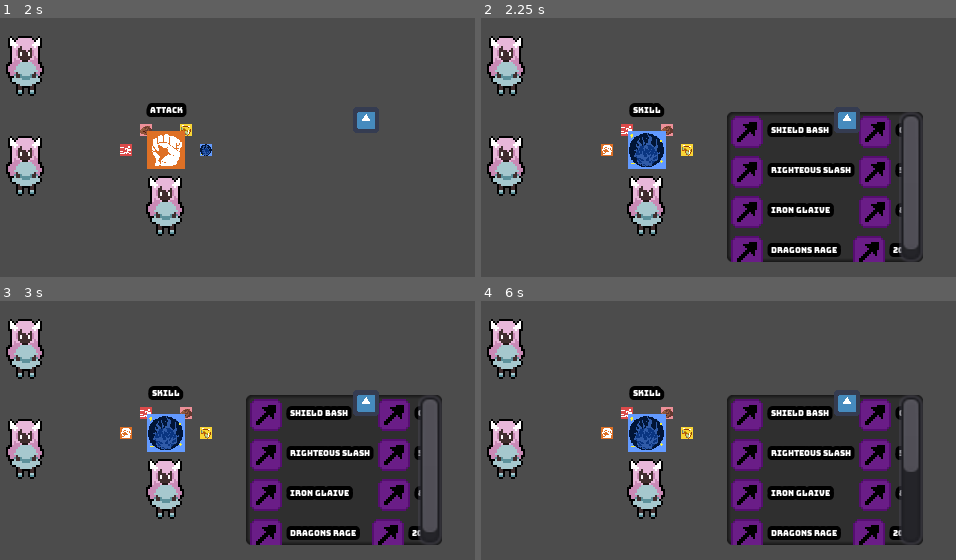
Above: before the commit, frames 1-4 (two rows, left to right).
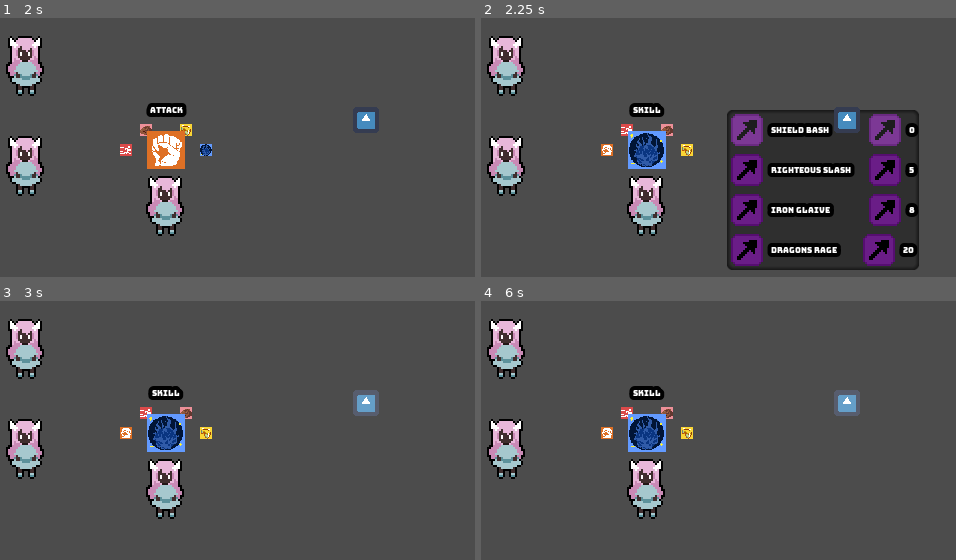
Above: after the commit, the same moments.

Repository: jalvarez2016/Dream-Away
Game: Godot game, scene res://World.tscn
Same seed, same stepped clock (60 frames per second), same inputs: the game is played once before the commit and once after it. The engine's default icon, where the game draws it, is replaced by a stand-in: a white triangle on a blue panel in a dark square.
Inputs:
- Up to frame 1 (2 s): hold Right (ui_right) 0.53-1.28 s; tap Z (ui_action) at 0.6, 1.35 s; hold Escape (ui_back) from 1.28 s (still down)
- Up to frame 2 (2.25 s): tap Enter at 2 s; release Escape (ui_back) at 2.03 s; hold Right (ui_right) from 2.03 s (still down); tap Z (ui_action) at 2.1 s
- Up to frame 3 (3 s): release Right (ui_right) at 2.78 s; hold Up (ui_up) from 2.78 s (still down); tap Z (ui_action) at 2.85 s
- Up to frame 4 (6 s): release Up (ui_up) at 3.53 s; hold Left (ui_left) 3.53-5.03 s; tap Z (ui_action) every 0.75 s from 3.6 to 5.85 s; tap Space at 4.25 s; tap Enter at 5 s; hold Escape (ui_back) 5.03-5.78 s; hold Right (ui_right) from 5.78 s (still down)

Frame 1 is identical in both runs. In frame 2, 8.2% of the frame differs, in the area x 51-94%, y 35-98%; in frame 3, 22%; in frame 4, 23%, in the area x 51-94%, y 34-95%.

Commit message:
Progress: Add Skill Cycling

Diff:
--- a/Utils/ActionSelctor/ActionSelector.gd
+++ b/Utils/ActionSelctor/ActionSelector.gd
@@ -58,16 +58,17 @@
 				# go back to the selection and closing any opened panels
 				pass
 		SKILL_SELECT:
-			print(currentSkill)
 			if Input.is_action_just_pressed("ui_back"):
 				state = ACTION_SELECT
+				infoContainer.visible = false
 			elif Input.is_action_just_pressed("ui_down"):
 				_cycle_skills_down()
 			elif Input.is_action_just_pressed("ui_up"):
 				_cycle_skills_up()
 			elif Input.is_action_just_pressed("ui_action"):
-#				state = ENEMY_SELECT
-				print(currentSkill)
+				infoContainer.visible = false
+				enemyAnimationPlayer.play("Selecting")
+				state = ENEMY_SELECT
 		ENEMY_SELECT:
 			if Input.is_action_just_pressed("ui_right"):
 				_next_enemy()
@@ -75,9 +76,16 @@
 				_prev_enemy()
 
 			if Input.is_action_just_pressed("ui_action"):
-				_attack_action()
+				print(current_action)
+				match current_action.get_name():
+					"Attack":
+						_attack_action()
+					"Skill":
+						_skill_action()
 			elif Input.is_action_just_pressed("ui_back"):
 				# go back to the selection and closing any opened panels
+				state = ACTION_SELECT
+				enemyAnimationPlayer.play("RESET")
 				pass
 		_:
 			print("Not a state")
@@ -151,10 +159,16 @@
 	_update_action_label(current_action.get_name())
 
 func _cycle_skills_down():
-	pass
+	currentSkill.get_node("AnimationPlayer").play("RESET")
+	skillLabels.push_back(skillLabels.pop_front())
+	currentSkill = skillLabels[0]
+	currentSkill.get_node("AnimationPlayer").play("Selecting")
 
 func _cycle_skills_up():
-	pass
+	currentSkill.get_node("AnimationPlayer").play("RESET")
+	skillLabels.push_front(skillLabels.pop_back())
+	currentSkill = skillLabels[0]
+	currentSkill.get_node("AnimationPlayer").play("Selecting")
 
 func _update_action_label(updated_text):
 	actionLabel.text = updated_text;
@@ -170,14 +184,13 @@
 	enemyAnimationPlayer.play("Selecting")
 
 func _skill_setup():
-	#Get Character info
 	var stats = get_node("../").get_node("Stats")
 	relevantStat = stats.attack
 	var name = get_node("../").get_name()
 	var skills = battleData.data[name].skills
 	var count = 0;
 	infoContainer.visible = true
-	while count < skills.size():
+	while count < skills.size() && skillLabels.size() < skills.size():
 		var move = load("res://Utils/ActionSelctor/MoveSelect.tscn").instance()
 		var moveName = move.get_node("AttackTitle").get_node("Name")
 		moveName.text = skills[count].name
@@ -187,8 +200,8 @@
 		skillLabels.push_back(move)
 		count += 1
 	currentSkill = skillLabels[0]
+	currentSkill.get_node("AnimationPlayer").play("Selecting")
 	state = SKILL_SELECT
-	pass
 
 # Enemy Cycling Logic
 func _next_enemy():
@@ -216,3 +229,7 @@
 #	Check if enemy dead
 	get_node("../../../")._on_ally_turn_end()
 	queue_free()
+
+func _skill_action():
+	enemyAnimationPlayer.play("RESET")
+	pass
--- a/Utils/ActionSelctor/Action_Selector.tscn
+++ b/Utils/ActionSelctor/Action_Selector.tscn
@@ -111,16 +111,16 @@
 [node name="ScrollContainer" type="ScrollContainer" parent="."]
 visible = false
 margin_left = 40.0
-margin_top = -9.0
-margin_right = 138.0
-margin_bottom = 66.0
+margin_top = -10.0
+margin_right = 136.0
+margin_bottom = 70.0
 custom_styles/bg = SubResource( 8 )
 follow_focus = true
 
 [node name="Info" type="VBoxContainer" parent="ScrollContainer"]
 margin_left = 2.0
 margin_top = 2.0
-margin_right = 96.0
-margin_bottom = 73.0
+margin_right = 94.0
+margin_bottom = 78.0
 size_flags_horizontal = 3
 size_flags_vertical = 3
--- a/Utils/ActionSelctor/MoveSelect.tscn
+++ b/Utils/ActionSelctor/MoveSelect.tscn
@@ -1,7 +1,98 @@
-[gd_scene load_steps=3 format=2]
+[gd_scene load_steps=9 format=2]
 
 [ext_resource path="res://Utils/Skill Icons/Skill_Attack_Icon.png" type="Texture" id=1]
 [ext_resource path="res://Fonts/Bungee.tres" type="DynamicFont" id=2]
+
+[sub_resource type="Shader" id=1]
+code = "shader_type canvas_item;
+
+uniform vec4 color: hint_color;
+uniform float flashState: hint_range(0,1) = 0.5;
+
+void fragment() {
+	vec4 pixelColor = texture(TEXTURE, UV);
+	COLOR = mix(pixelColor, color, flashState);
+	COLOR.a *= pixelColor.a;
+}"
+
+[sub_resource type="ShaderMaterial" id=2]
+resource_local_to_scene = true
+shader = SubResource( 1 )
+shader_param/color = Color( 1, 1, 1, 1 )
+shader_param/flashState = 0.0
+
+[sub_resource type="Shader" id=3]
+code = "shader_type canvas_item;
+
+uniform vec4 color: hint_color;
+uniform float flashState: hint_range(0,1) = 0.5;
+
+void fragment() {
+	vec4 pixelColor = texture(TEXTURE, UV);
+	COLOR = mix(pixelColor, color, flashState);
+	COLOR.a *= pixelColor.a;
+}"
+
+[sub_resource type="ShaderMaterial" id=4]
+resource_local_to_scene = true
+shader = SubResource( 3 )
+shader_param/color = Color( 1, 1, 1, 1 )
+shader_param/flashState = 0.0
+
+[sub_resource type="Animation" id=5]
+length = 0.001
+tracks/0/type = "value"
+tracks/0/path = NodePath("MpTitle/MP Icon:material:shader_param/flashState")
+tracks/0/interp = 1
+tracks/0/loop_wrap = true
+tracks/0/imported = false
+tracks/0/enabled = true
+tracks/0/keys = {
+"times": PoolRealArray( 0 ),
+"transitions": PoolRealArray( 1 ),
+"update": 0,
+"values": [ 0.0 ]
+}
+tracks/1/type = "value"
+tracks/1/path = NodePath("AttackTitle/Icon:material:shader_param/flashState")
+tracks/1/interp = 1
+tracks/1/loop_wrap = true
+tracks/1/imported = false
+tracks/1/enabled = true
+tracks/1/keys = {
+"times": PoolRealArray( 0 ),
+"transitions": PoolRealArray( 1 ),
+"update": 0,
+"values": [ 0.0 ]
+}
+
+[sub_resource type="Animation" id=6]
+resource_name = "Selecting"
+loop = true
+tracks/0/type = "value"
+tracks/0/path = NodePath("MpTitle/MP Icon:material:shader_param/flashState")
+tracks/0/interp = 1
+tracks/0/loop_wrap = true
+tracks/0/imported = false
+tracks/0/enabled = true
+tracks/0/keys = {
+"times": PoolRealArray( 0, 0.3, 1 ),
+"transitions": PoolRealArray( 1, 1, 1 ),
+"update": 0,
+"values": [ 0.0, 0.3, 0.0 ]
+}
+tracks/1/type = "value"
+tracks/1/path = NodePath("AttackTitle/Icon:material:shader_param/flashState")
+tracks/1/interp = 1
+tracks/1/loop_wrap = true
+tracks/1/imported = false
+tracks/1/enabled = true
+tracks/1/keys = {
+"times": PoolRealArray( 0, 0.3, 1 ),
+"transitions": PoolRealArray( 1, 1, 1 ),
+"update": 0,
+"values": [ 0.0, 0.3, 0.0 ]
+}
 
 [node name="Move" type="HBoxContainer"]
 margin_left = 8.0
@@ -18,6 +109,7 @@
 size_flags_vertical = 3
 
 [node name="Icon" type="TextureRect" parent="AttackTitle"]
+material = SubResource( 2 )
 margin_right = 16.0
 margin_bottom = 16.0
 rect_pivot_offset = Vector2( -9, 48 )
@@ -29,9 +121,9 @@
 
 [node name="Name" type="Label" parent="AttackTitle"]
 margin_left = 20.0
-margin_top = 5.0
 margin_right = 32.0
-margin_bottom = 10.0
+margin_bottom = 16.0
+size_flags_vertical = 5
 custom_fonts/font = ExtResource( 2 )
 text = "Name"
 valign = 1
@@ -44,6 +136,7 @@
 size_flags_vertical = 8
 
 [node name="MP Icon" type="TextureRect" parent="MpTitle"]
+material = SubResource( 4 )
 margin_right = 16.0
 margin_bottom = 16.0
 size_flags_horizontal = 4
@@ -54,9 +147,13 @@
 
 [node name="Mp" type="Label" parent="MpTitle"]
 margin_left = 20.0
-margin_top = 5.0
 margin_right = 25.0
-margin_bottom = 10.0
+margin_bottom = 16.0
+size_flags_vertical = 5
 custom_fonts/font = ExtResource( 2 )
 text = "10"
 valign = 1
+
+[node name="AnimationPlayer" type="AnimationPlayer" parent="."]
+anims/RESET = SubResource( 5 )
+anims/Selecting = SubResource( 6 )
